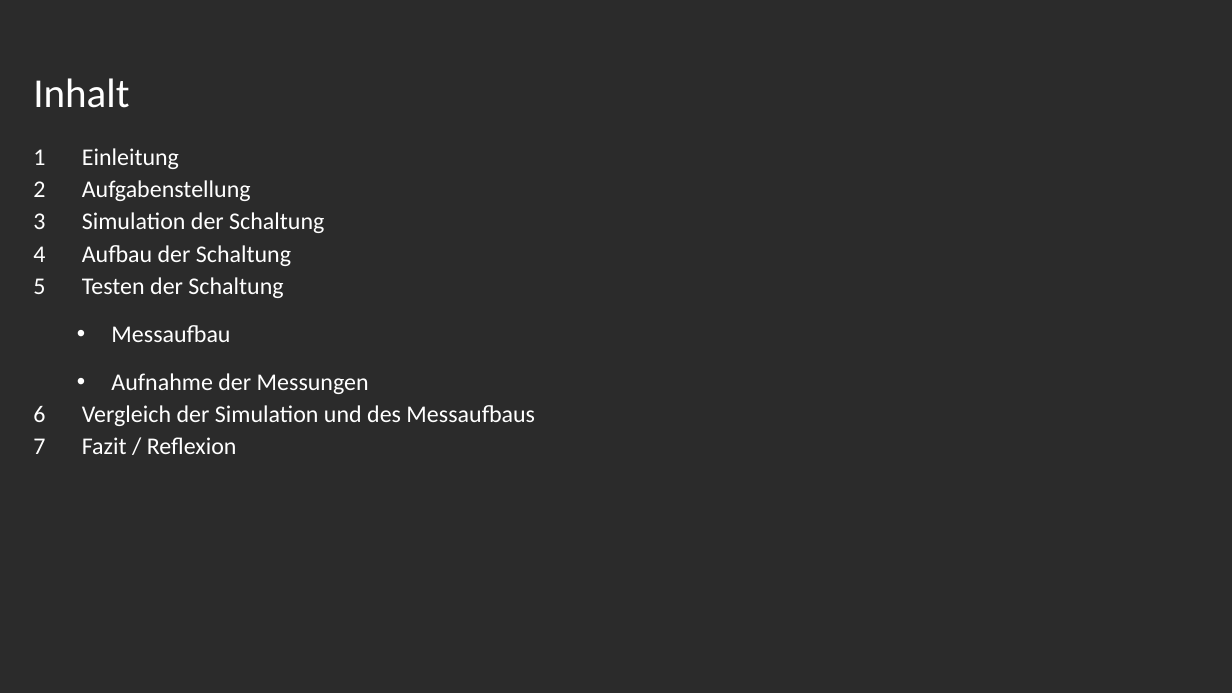
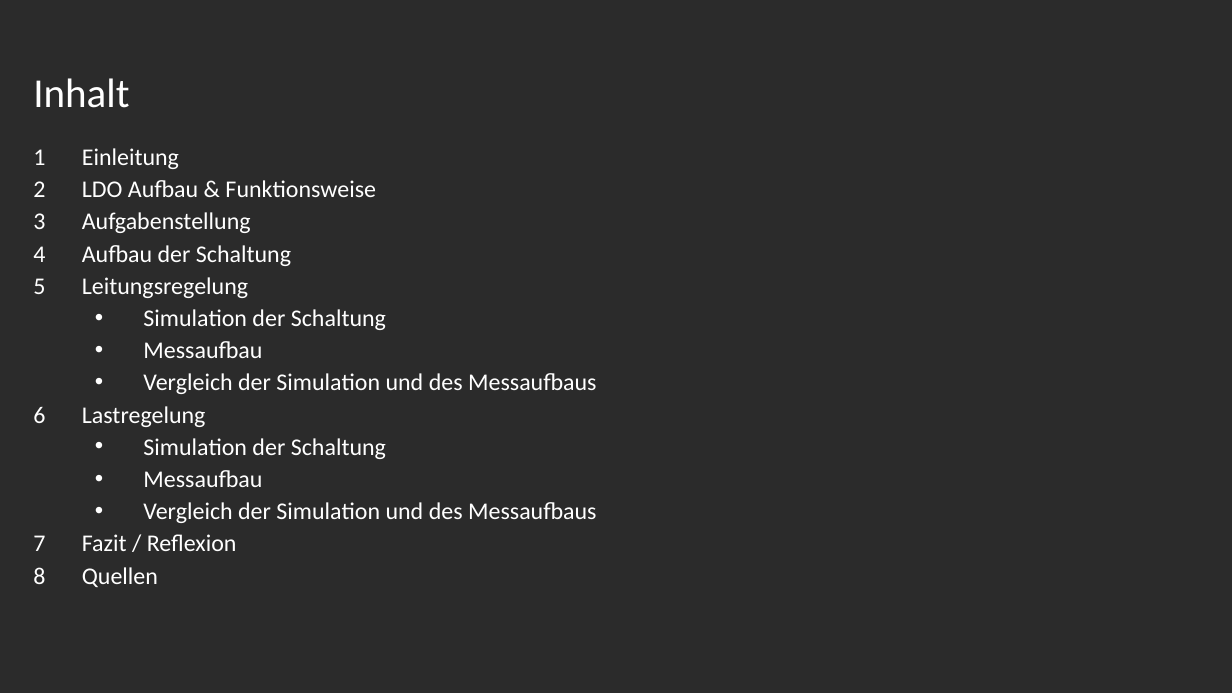
Before and after one commit to mimeiners/ASLK_PRO, a slide deck: slide 2 of docs/img/Experiment_11/Präsentation_ANS_LDO.pptx. Drawn at 1232x693 pixels with LibreOffice and Linux fonts; fonts in the diff are those of the drawing; background and template pictures are left out; a plain dark background stands for a picture behind light text. Boxes give left, top, right and bottom in pixels: in the first picture for what was removed or moved away, otherwise in the second. Text is boxed around its words. In the diff, an @@ line names an element or a change of style, - is before the commit and + after.

```diff
--- a/docs/img/Experiment_11/Präsentation_ANS_LDO.pptx
+++ b/docs/img/Experiment_11/Präsentation_ANS_LDO.pptx
@@ text at (82,180,376,197): paragraph added @@
+2 LDO Aufbau & Funktionsweise
@@ text at (82,245,291,298): paragraphs added @@
+4 Aufbau der Schaltung
+5 Leitungsregelung
@@ text at (82,245,291,298): paragraphs removed @@
-4 Aufbau der Schaltung
-5 Testen der Schaltung
@@ text at (143,309,597,523): bullet 1 to •; list level 1 to 2 in "Simulation der Schaltung"; indent changed; less space between paragraphs; list level 1 to 2 in "Vergleich der Simulation und des ..." @@
@@ text at (82,373,597,487): text changed @@
-  • Aufnahme der Messungen
+  • Vergleich der Simulation und des Messaufbaus
+6 Lastregelung
+  • Simulation der Schaltung
+  • Messaufbau
@@ text at (82,567,158,587): paragraph added @@
+8 Quellen
```
Also in this commit, not shown: 4 other slides changed, 1 slide added, 1 slide removed, 1 other file.
